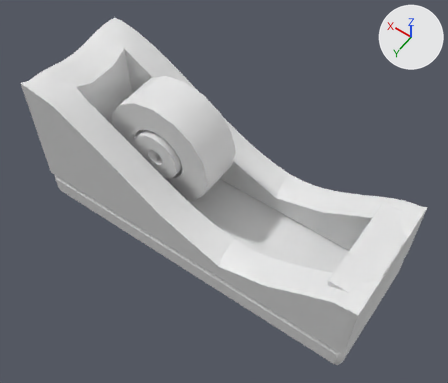
The Blender file runs/2026-08-21_reference-scotch-c60/scotch_c60_surface.blend: old version first, new version second.
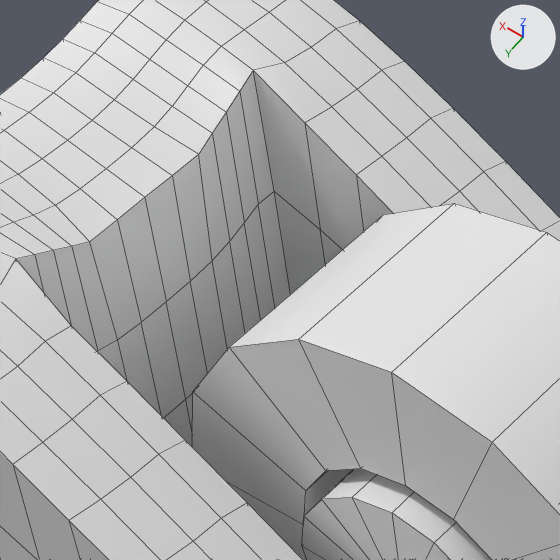
Each version appears first whole from a camera (50 mm lens) standing at (-0.0988, 0.1355, 0.2432) and looking at (-0.0034, 0.0019, 0.0332), and next in a close-up on the part from 16% to 42% of the width and 9% to 39% of the height. The axes (+X, +Y, +Z) are drawn at upper right. The lights are the same throughout. The first two pictures are the older version. The close-ups show mesh edges as thin lines.

The first close-up shows 'attached_hub', 'connected_upper_shell', 'tape_roll'.
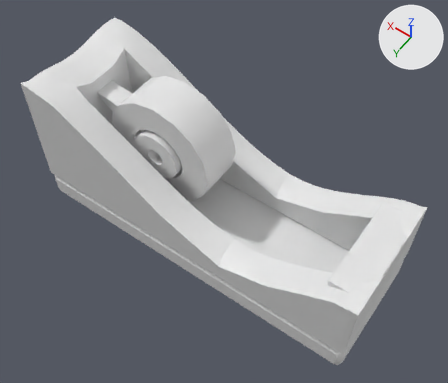
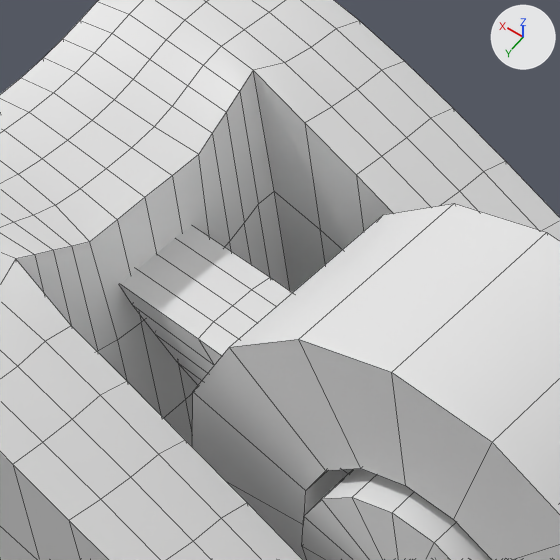
Boxes (x1, y1, x2, y2) around the edits, measured in the close-ups (560 x 560 px):
```json
{"object": "hub_support_arm", "change": "added", "after": [120, 225, 353, 479]}
```

Edits to the scene script, one JSON object a line:
```json
{"op": "add", "block": "me_hub_support_armmesh", "code": ["me_hub_support_armmesh = bpy.data.meshes.new('hub_support_armMesh')", "me_hub_support_armmesh.from_pydata([(0.018, -0.005, 0.041), (0.055, -0.005, 0.049), (0.064, -0.005, 0.058), (0.021, -0.005, 0.05), (0.018, 0.005, 0.041), (0.055, 0.005, 0.049), (0.064, 0.005, 0.058), (0.021, 0.005, 0.05)], [], [(3, 2, 1, 0), (4, 5, 6, 7), (0, 1, 5, 4), (1, 2, 6, 5), (2, 3, 7, 6), (3, 0, 4, 7)])", "me_hub_support_armmesh.polygons.foreach_set('use_smooth', [True] * 6)"]}
{"op": "add", "block": "ob_hub_support_arm", "code": ["ob_hub_support_arm = bpy.data.objects.new('hub_support_arm', me_hub_support_armmesh)", "ob_hub_support_arm.location = (0.0, 0.0, 0.0)", "_m = ob_hub_support_arm.modifiers.new('C60_Live_Hub_Support_Subdivision', 'SUBSURF')", "_m.levels = 2"]}
```
